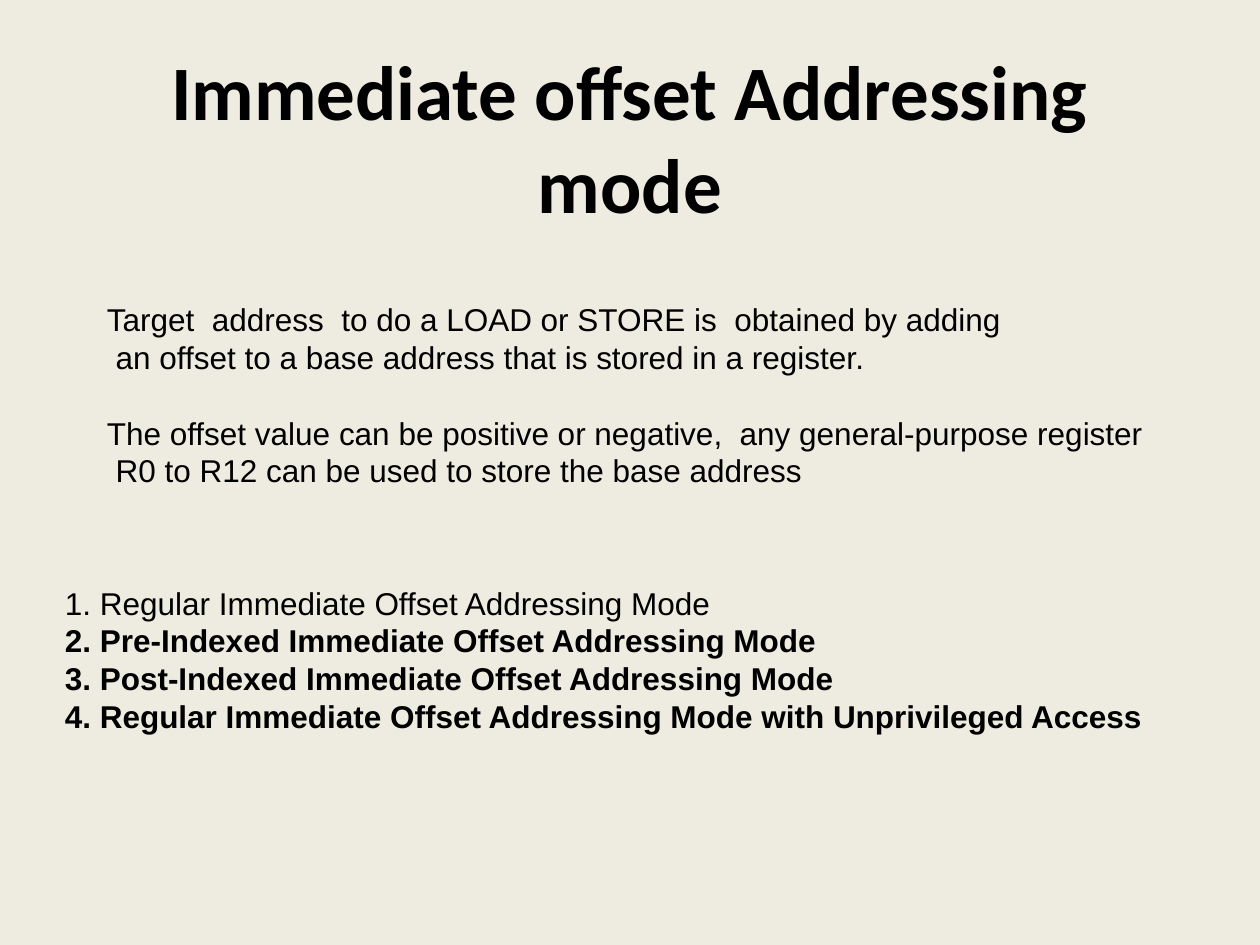
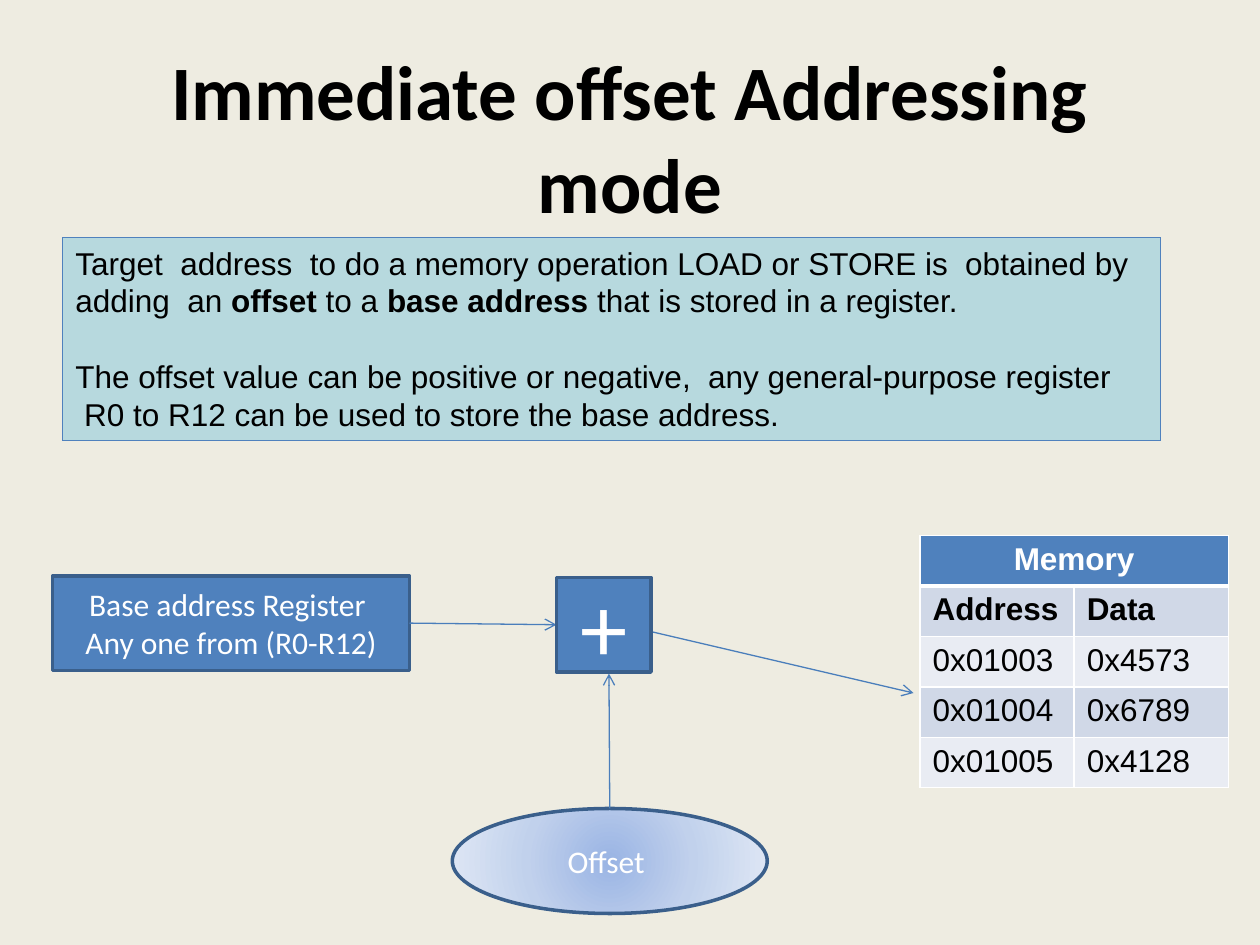
Before and after one commit to girishsukukumar/ARM-Architecture, a slide deck: slide 17 of Module-5.pptx. Drawn at 1260x945 pixels with LibreOffice and Linux fonts; fonts in the diff are those of the drawing. Boxes give left, top, right and bottom in pixels: in the first picture for what was removed or moved away, otherwise in the second. Text is boxed around its words. In the diff, an @@ line names an element or a change of style, - is before the commit and + after.

```diff
--- a/Module-5.pptx
+++ b/Module-5.pptx
@@ rectangle "Target address to do a ...": place and size @@
-rectangle "Target address to do a ..." at [107,308,1142,483]
+rectangle "Target address to do a ..." at [63,237,1160,441]
@@ rectangle "Target address to do a ..." at [63,237,1160,441]: fill none to #93CDDD at 60% opacity; outline none to #4F81BD 0.75 pt @@
@@ text in rectangle at [75,252,1128,318]: text changed @@
-Target address to do a LOAD or STORE is obtained by adding
-an offset to a base address that is stored in a register.
+Target address to do a memory operation LOAD or STORE is obtained by
+adding an offset to a base address that is stored in a register.
@@ text in rectangle at [84,403,779,427]: text changed @@
-R0 to R12 can be used to store the base address
+R0 to R12 can be used to store the base address.
@@ table added at [920,536,1227,788], 5 rows, 2 columns @@
+Memory | 
+Address | Data
+0x01003 | 0x4573
+0x01004 | 0x6789
+0x01005 | 0x4128
@@ rectangle added at [53,576,410,670], fill #4F81BD, outline #3A5F8C 2 pt, 18 pt, text #FFFFFF @@
+Base address Register
+Any one from (R0-R12)
@@ text removed at [65,592,1141,734] @@
-1. Regular Immediate Offset Addressing Mode
-2. Pre-Indexed Immediate Offset Addressing Mode
-3. Post-Indexed Immediate Offset Addressing Mode
-4. Regular Immediate Offset Addressing Mode with Unprivileged Access
@@ rectangle added at [557,577,651,672], fill #4F81BD, outline #3A5F8C 2 pt, 54 pt, text #FFFFFF @@
++
@@ arrow added from (410, 624) to (557, 625), #4B7EBC 0.75 pt @@
@@ arrow added from (651, 631) to (914, 693), #4B7EBC 0.75 pt @@
@@ arrow added from (610, 809) to (609, 674), #4B7EBC 0.75 pt @@
@@ ellipse added at [452,809,767,914], fill gradient #9AB5E4 to #C2D1ED to #E1E8F5, outline #3A5F8C 2 pt, 18 pt, text #FFFFFF @@
+Offset
```
Also in this commit, not shown: 5 other slides changed, 24 slides added, 1 slide removed.
